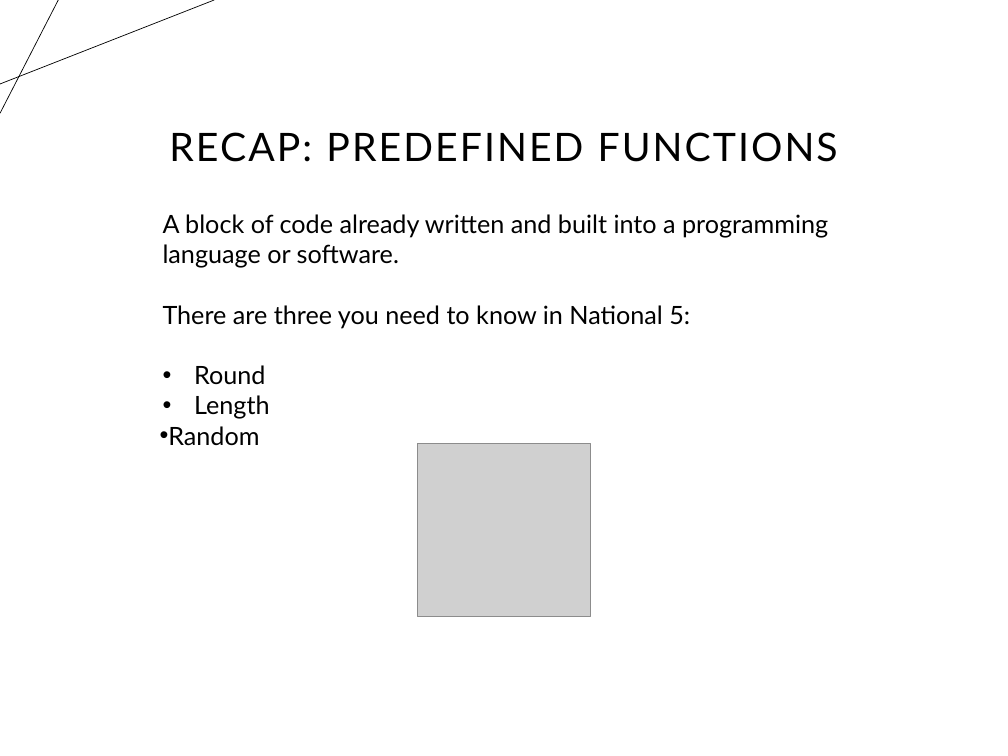
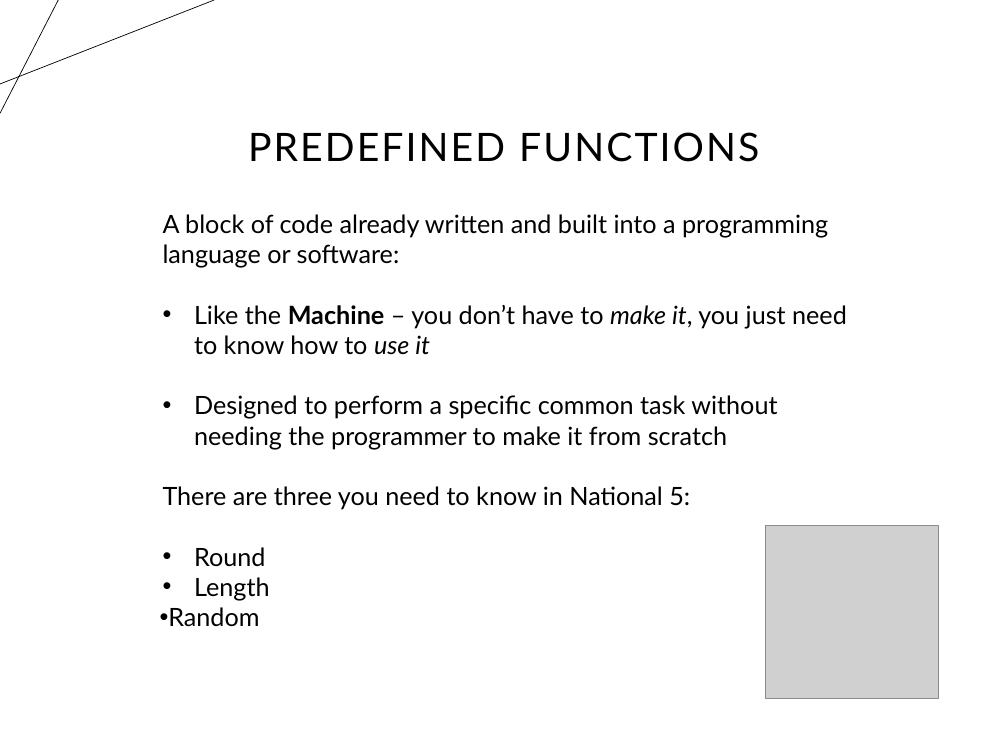
Before and after one commit to timo-w/mrwang, a slide deck: slide 9 of temp_extractions/tempfile.pptx (slide 3 before the commit). Drawn at 1008x756 pixels with LibreOffice and Linux fonts; fonts in the diff are those of the drawing; grey boxes stand for pictures. Boxes give left, top, right and bottom in pixels: in the first picture for what was removed or moved away, otherwise in the second. Text is boxed around its words. In the diff, an @@ line names an element or a change of style, - is before the commit and + after.

```diff
--- a/temp_extractions/tempfile.pptx
+++ b/temp_extractions/tempfile.pptx
@@ title at (248, 132, 759, 162): text changed @@
-RECAP: PREDEFINED FUNCTIONS
+PREDEFINED FUNCTIONS
@@ text at (163, 214, 847, 449): text changed @@
-A block of code already written and built into a programming language or software.
+A block of code already written and built into a programming language or software:
+• Like the Machine – you don’t have to make it, you just need to know how to use it
+• Designed to perform a specific common task without needing the programmer to make it from scratch
@@ picture: place and size @@
-picture at (417, 444, 591, 617)
+picture at (765, 526, 938, 700)
```
Also in this commit, not shown: 3 other slides changed, 6 slides added, 8 slides removed, 5 other files.
